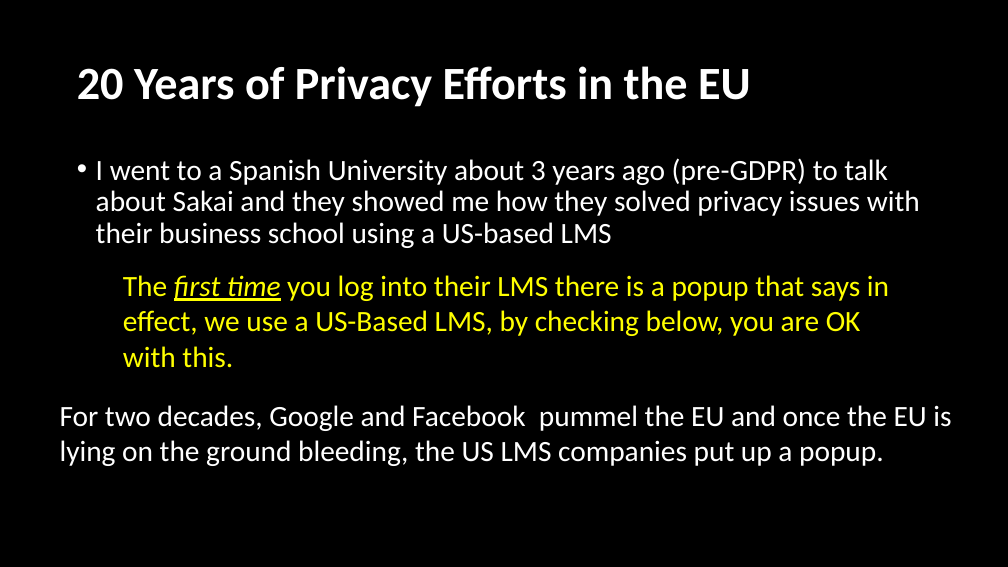
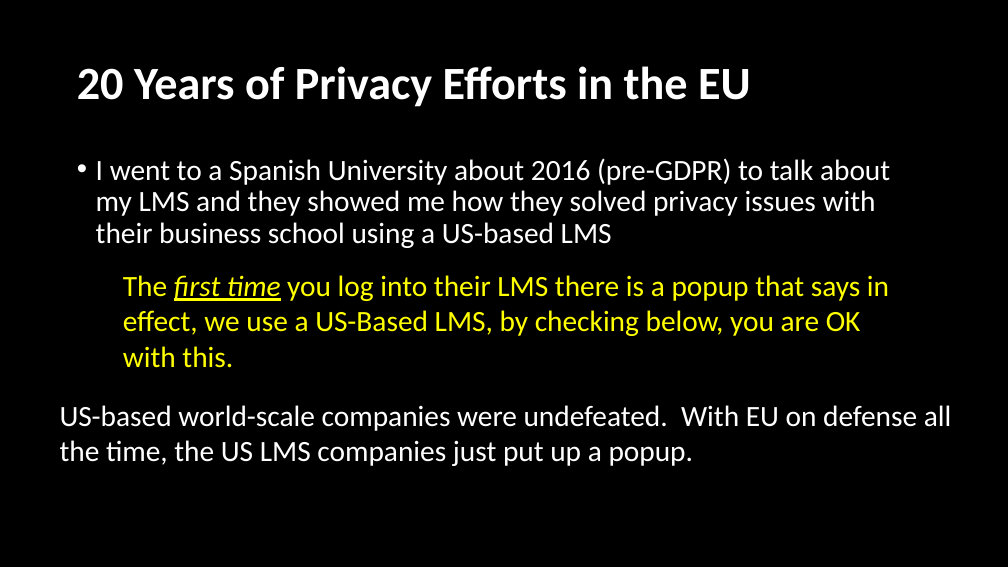
Before and after one commit to LearnerPrivacy/LearnerPrivacy.github.io, a slide deck: slide 9 of lectures/004-GDPR.pptx (slide 8 before the commit). Drawn at 1008x567 pixels with LibreOffice and Linux fonts; fonts in the diff are those of the drawing; background and template pictures are left out. Boxes give left, top, right and bottom in pixels: in the first picture for what was removed or moved away, otherwise in the second. Text is boxed around its words. In the diff, an @@ line names an element or a change of style, - is before the commit and + after.

```diff
--- a/lectures/004-GDPR.pptx
+++ b/lectures/004-GDPR.pptx
@@ text at (96, 158, 890, 248): text changed @@
-• I went to a Spanish University about 3 years ago (pre-GDPR) to talk about Sakai and they showed me how they solved privacy issues with their business school using a US-based LMS
+• I went to a Spanish University about 2016 (pre-GDPR) to talk about my LMS and they showed me how they solved privacy issues with their business school using a US-based LMS
@@ text at (60, 405, 952, 466): text changed @@
-For two decades, Google and Facebook pummel the EU and once the EU is lying on the ground bleeding, the US LMS companies put up a popup.
+US-based world-scale companies were undefeated. With EU on defense all the time, the US LMS companies just put up a popup.
```
Also in this commit, not shown: 13 other slides changed, 1 slide added, 2 slides removed, 6 other files.
